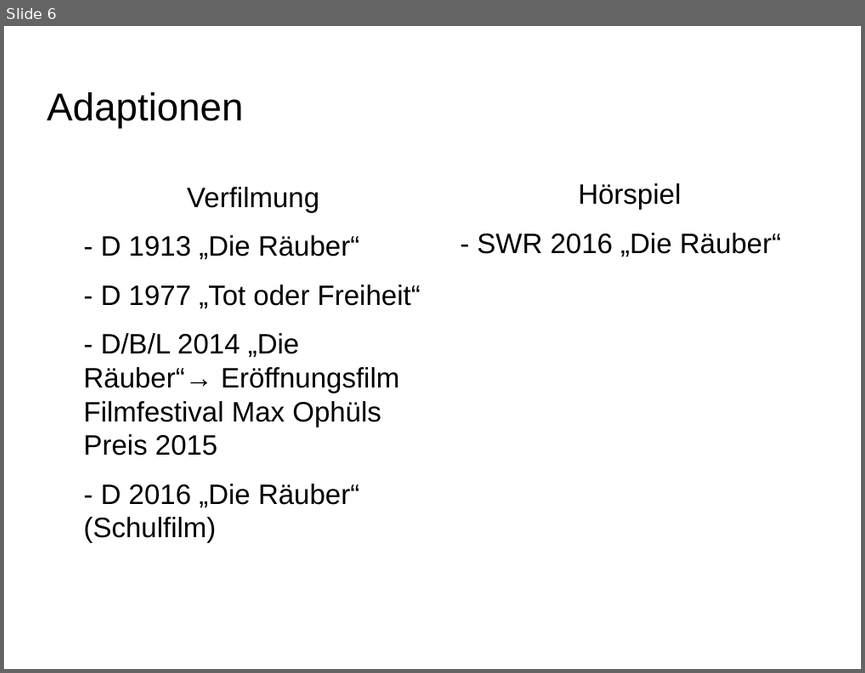
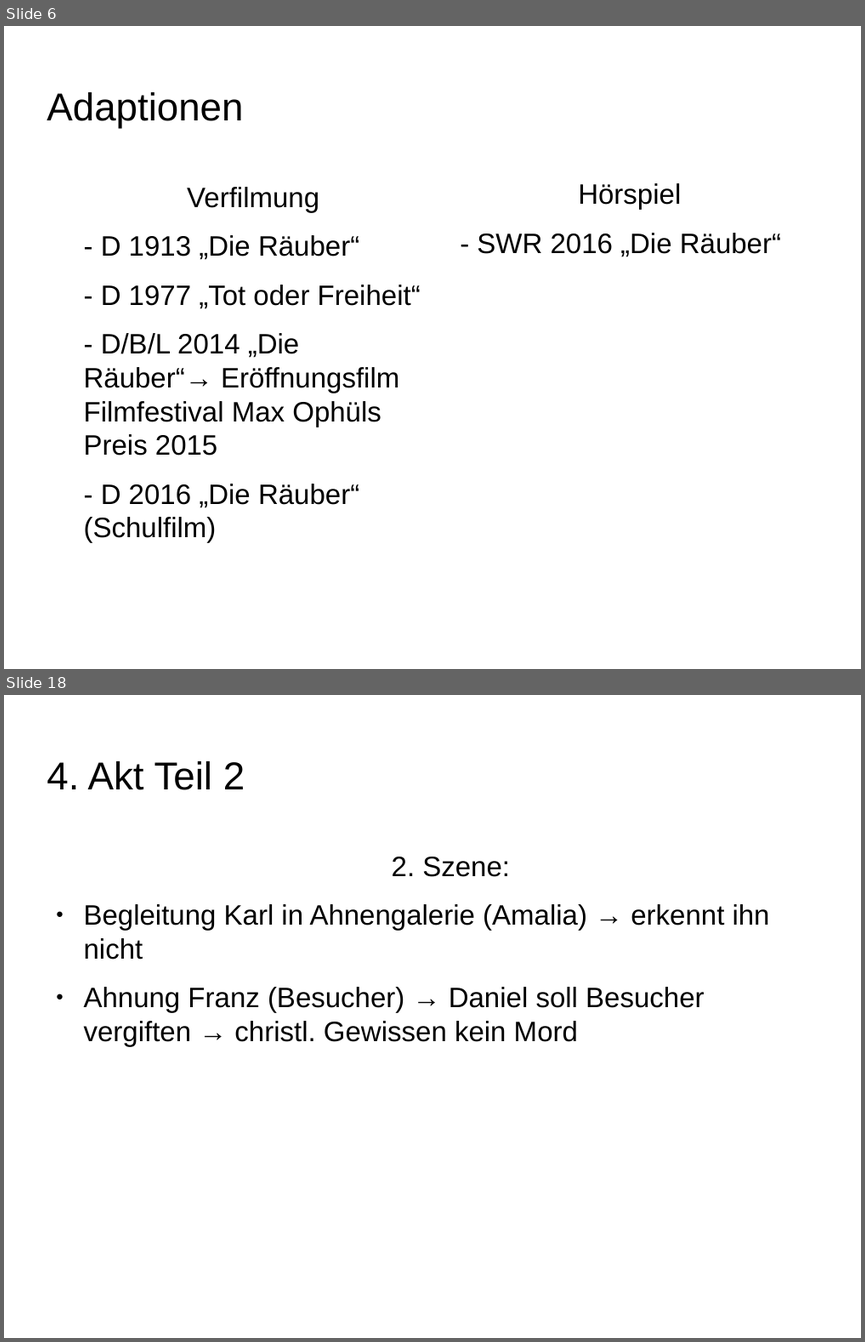
Before and after one commit to Galaxyqasar/Schule, a slide deck: Vortraege/Die_R-uber/Die_Raeuber.odp. Shown one above the other, each under a label of ours: slide 6 before the commit, slides 6 and 18 after it; the slides between them are not shown. The pictures are 865x673 and 865x1342 pixels, drawn with LibreOffice and Linux fonts; fonts in the diff are those of the drawing; background and template pictures are left out. Boxes give left, top, right and bottom in pixels: in the first picture for what was removed or moved away, otherwise in the second. Text is boxed around its words. In the diff, an @@ line names an element or a change of style, - is before the commit and + after.

```diff
--- a/Vortraege/Die_R-uber/Die_Raeuber.odp
+++ b/Vortraege/Die_R-uber/Die_Raeuber.odp
@@ slide 18 added at (4,695,861,1338), background picture (left out) @@
@@ title added at (46,761,245,790), 36 pt, text #000000 @@
+4. Akt Teil 2
@@ text added at (84,857,770,1047), 26 pt, text #000000 @@
+2. Szene:
+● Begleitung Karl in Ahnengalerie (Amalia) → erkennt ihn nicht
+● Ahnung Franz (Besucher) → Daniel soll Besucher vergiften → christl. Gewissen kein Mord
```
Also in this commit, not shown: 2 slides changed, 15 other slides added.
